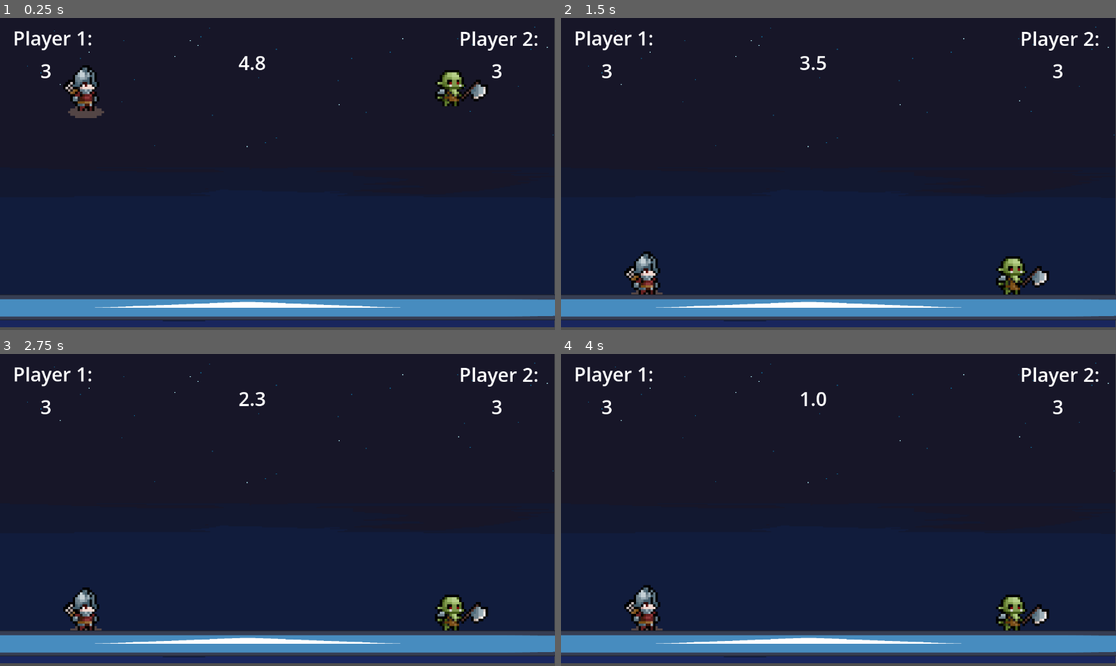
Above: before the commit, frames 1-4 (two rows, left to right).
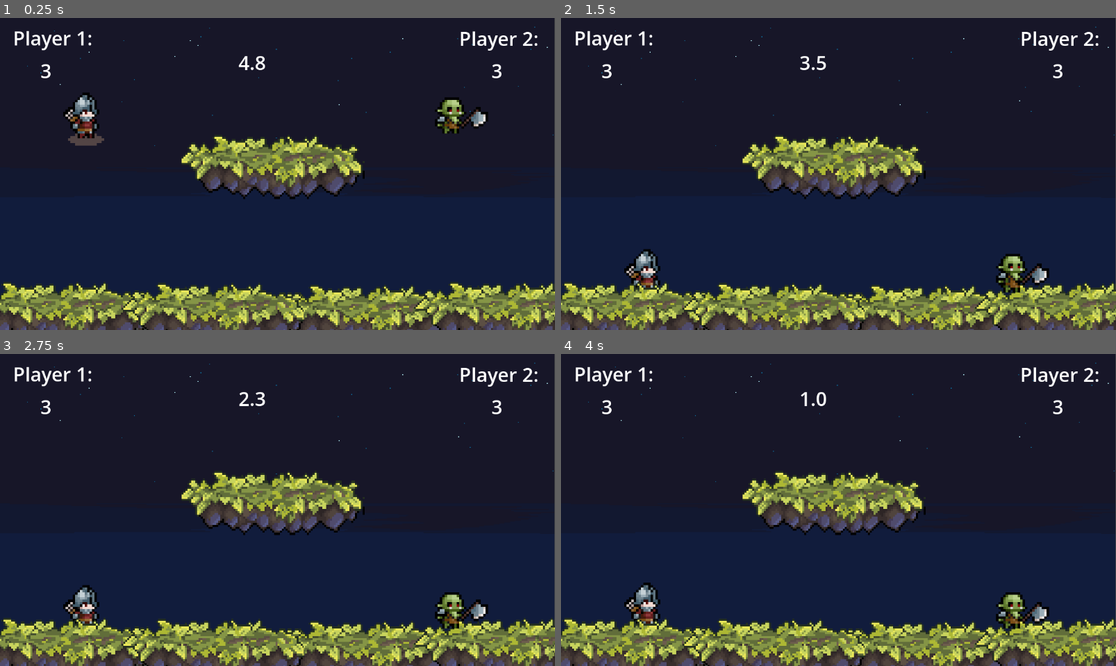
Above: after the commit, the same moments.

Repository: Battlica/game-jam-plus
Game: Godot game, scene res://main.tscn
Same seed, same stepped clock (60 frames per second), same inputs: the game is played once before the commit and once after it. The engine's default icon, where the game draws it, is replaced by a stand-in: a white triangle on a blue panel in a dark square.
Inputs:
- Up to frame 1 (0.25 s): no input
- Up to frame 2 (1.5 s): no input
- Up to frame 3 (2.75 s): no input
- Up to frame 4 (4 s): no input

The runs differ from the first frame. In frame 1, 20% of the frame differs, in the area x 0-100%, y 15-100%; in frame 2, 19%; in frame 3, 19%; in frame 4, 19%.

Commit message:
Added tiles for platforms and second platform

Diff:
--- /dev/null
+++ b/floating_platform.tscn
@@ -0,0 +1,19 @@
+[gd_scene format=3 uid="uid://qjgqpvqputvm"]
+
+[ext_resource type="Texture2D" uid="uid://bbovhl7g1t7ea" path="res://art/Tileset.png" id="1_atcpt"]
+
+[sub_resource type="RectangleShape2D" id="RectangleShape2D_c2t5o"]
+size = Vector2(371.25, 96)
+
+[node name="FloatingPlatform" type="StaticBody2D" unique_id=778303035]
+
+[node name="Sprite2D" type="Sprite2D" parent="." unique_id=1842510231]
+position = Vector2(568.00006, 292)
+scale = Vector2(4, 4.157)
+texture = ExtResource("1_atcpt")
+region_enabled = true
+region_rect = Rect2(418.01987, 215.97852, 95.19913, 42.23117)
+
+[node name="CollisionShape2D" type="CollisionShape2D" parent="." unique_id=90210732]
+position = Vector2(567.375, 308)
+shape = SubResource("RectangleShape2D_c2t5o")
--- a/main.tscn
+++ b/main.tscn
@@ -4,6 +4,7 @@
 [ext_resource type="PackedScene" uid="uid://dptutr31ni4pq" path="res://player.tscn" id="1_ig7tw"]
 [ext_resource type="PackedScene" uid="uid://bsf7jr5tqj82e" path="res://main_platform.tscn" id="2_0xm2m"]
 [ext_resource type="Texture2D" uid="uid://dweb7xocyne61" path="res://art/1.png" id="2_272bh"]
+[ext_resource type="PackedScene" uid="uid://qjgqpvqputvm" path="res://floating_platform.tscn" id="4_4c57u"]
 [ext_resource type="SpriteFrames" uid="uid://bt4abdvagbh1h" path="res://Sprite Frames/soldier.tres" id="4_kek77"]
 [ext_resource type="SpriteFrames" uid="uid://cpld2rydb6wcy" path="res://Sprite Frames/orc.tres" id="5_4c57u"]
 [ext_resource type="PackedScene" uid="uid://d1mlgeogdlgtf" path="res://hud.tscn" id="5_lquwl"]
@@ -22,13 +23,16 @@
 player_id = 1
 frames = ExtResource("4_kek77")
 
+[node name="MainPlatform" parent="." unique_id=192484755 instance=ExtResource("2_0xm2m")]
+position = Vector2(-7, 11)
+
+[node name="FloatingPlatform" parent="." unique_id=778303035 instance=ExtResource("4_4c57u")]
+position = Vector2(-1, 5)
+
 [node name="Player2" parent="." unique_id=210690658 instance=ExtResource("1_ig7tw")]
 position = Vector2(933, 119)
 player_id = 2
 frames = ExtResource("5_4c57u")
-
-[node name="MainPlatform" parent="." unique_id=192484755 instance=ExtResource("2_0xm2m")]
-position = Vector2(-7, 11)
 
 [node name="HUD" parent="." unique_id=310700559 instance=ExtResource("5_lquwl")]
 
--- a/main_platform.tscn
+++ b/main_platform.tscn
@@ -1,20 +1,43 @@
 [gd_scene format=3 uid="uid://bsf7jr5tqj82e"]
 
 [ext_resource type="Script" uid="uid://m86skig2fp41" path="res://main_platform.gd" id="1_2uj4b"]
-[ext_resource type="Texture2D" uid="uid://v5cu1276vqab" path="res://icon.svg" id="1_7tx0a"]
+[ext_resource type="Texture2D" uid="uid://bbovhl7g1t7ea" path="res://art/Tileset.png" id="2_2uj4b"]
 
 [sub_resource type="RectangleShape2D" id="RectangleShape2D_2uj4b"]
-size = Vector2(1862, 57.5)
+size = Vector2(1787, 57.5)
 
 [node name="MainPlatform" type="StaticBody2D" unique_id=1519236965]
 position = Vector2(6, 11)
 script = ExtResource("1_2uj4b")
 
 [node name="Sprite2D" type="Sprite2D" parent="." unique_id=1884843800]
-position = Vector2(521, 590)
-scale = Vector2(15.843749, 0.421875)
-texture = ExtResource("1_7tx0a")
+position = Vector2(127, 600)
+scale = Vector2(4, 4)
+texture = ExtResource("2_2uj4b")
+region_enabled = true
+region_rect = Rect2(415.97266, 220.31247, 94.48334, 38.652252)
+
+[node name="Sprite2D3" type="Sprite2D" parent="." unique_id=431522857]
+position = Vector2(765, 606)
+scale = Vector2(4, 4)
+texture = ExtResource("2_2uj4b")
+region_enabled = true
+region_rect = Rect2(415.97266, 220.31247, 94.48334, 38.652252)
+
+[node name="Sprite2D4" type="Sprite2D" parent="." unique_id=1729088784]
+position = Vector2(1055, 600)
+scale = Vector2(4, 4)
+texture = ExtResource("2_2uj4b")
+region_enabled = true
+region_rect = Rect2(415.97266, 220.31247, 94.48334, 38.652252)
+
+[node name="Sprite2D2" type="Sprite2D" parent="." unique_id=1584477517]
+position = Vector2(448, 602)
+scale = Vector2(4, 4)
+texture = ExtResource("2_2uj4b")
+region_enabled = true
+region_rect = Rect2(415.97266, 220.31247, 94.48334, 38.652252)
 
 [node name="CollisionShape2D" type="CollisionShape2D" parent="." unique_id=1416701201]
-position = Vector2(600, 592.75)
+position = Vector2(665, 588)
 shape = SubResource("RectangleShape2D_2uj4b")
--- a/player.gd
+++ b/player.gd
@@ -13,9 +13,10 @@
 var saved_direction = 1
 var invincible = false
 const SPEED = 500.0
-const JUMP_VELOCITY = -700.0
+const JUMP_VELOCITY = -1000.0
 const ACCELERATION = 100
 const FRICTION = 20
+const GRAVITY_SCALE = 3
 
 # animation states
 var attack2_playing = false
@@ -33,7 +34,7 @@
 func _physics_process(delta: float) -> void:
 	# Add the gravity.
 	if not is_on_floor():
-		velocity += get_gravity() * delta
+		velocity += get_gravity() * delta * GRAVITY_SCALE
 
 	# Handle jump.
 	if Input.is_action_just_pressed(jump) and is_on_floor():
Binary file added: art/Tileset.png
Not shown, added: art/Tileset.png.import
